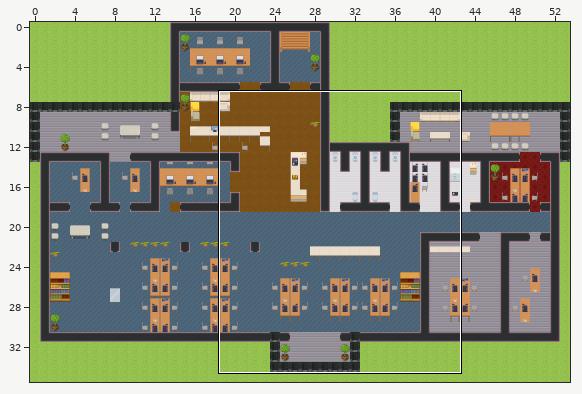
One commit to this Tiled map (JSON): elunic-office.tmj. The picture above shows the old version from afar; the outline marks the close-up.
Close-up. Old version:
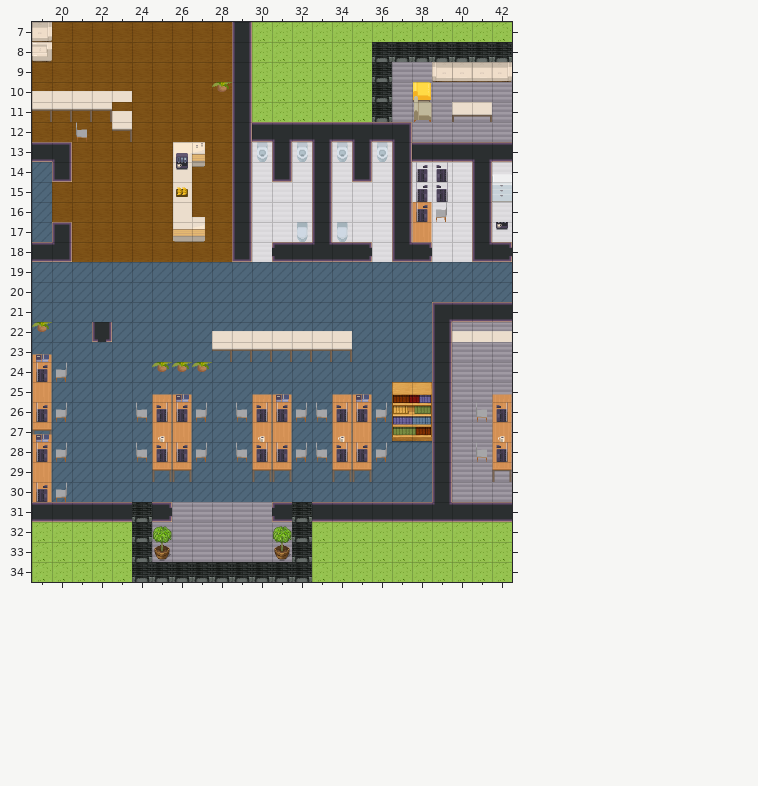
Cells are 32x32 px. Shown: x 19..42, y 7..34. The commit also changed other parts of the map, which this record leaves out.
After:
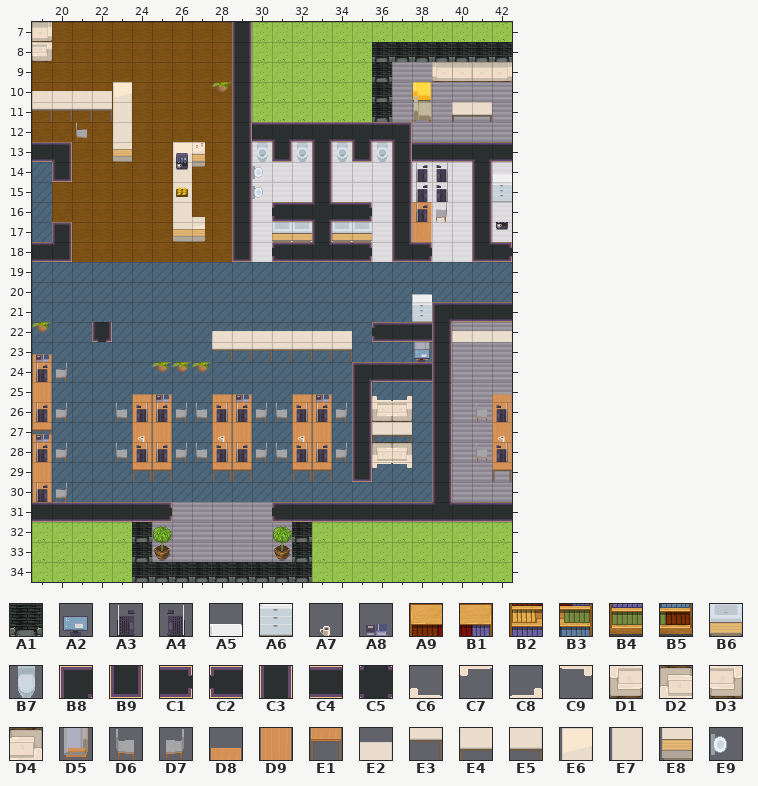
Key: from "WA_Exterior": A1 667; from "WA_Miscellaneous": A2 1, A3 24, A4 25, A5 27, A6 37, A7 59 flipped left-right, A8 74; from "WA_Other_Furniture": A9 22, B1 23, B2 34, B3 35, B4 46, B5 47, B6 63, B7 64; from "WA_Room_Builder": B8 28, B9 56, C1 63, C2 65, C3 102, C4 104, C5 137; from "WA_Seats": C6 30, C7 30 flipped up-down, C8 31, C9 31 flipped up-down, D1 43, D2 43 flipped up-down, D3 44, D4 44 flipped up-down, D5 96, D6 119, D7 120; from "WA_Tables": D8 2, D9 12, E1 22, E2 41, E3 51, E4 55, E5 56, E6 70, E7 80, E8 110; from "elunic_custom": E9 7.
__ is an empty cell, .. an unchanged one.
The exact change:
--- layer "walls/walls1"
@@ x 31..35 @@
-13 C3 .. .. .. C3
-14 B9 .. .. .. B9
+13 B9 .. .. .. B9
+14 __ .. .. .. __
@@ x 31..35 @@
-16 __ __ C3 __ __
+16 C2 C4 C5 C4 C1
@@ x 36..38 @@
-22 __ __ __
+22 C2 C4 C4
@@ x 35..38 @@
-24 __ __ __ __
-25 __ .. .. ..
-26 __ .. .. ..
-27 __ .. .. ..
-28 __ .. .. ..
-29 __ .. .. ..
+24 B8 C4 C4 C4
+25 C3 .. .. ..
+26 C3 .. .. ..
+27 C3 .. .. ..
+28 C3 .. .. ..
+29 B9 .. .. ..
--- layer "walls/walls2"
@@ x 24..32 @@
-31 A1 .. .. .. .. .. .. .. A1
+31 __ .. .. .. .. .. .. .. __
--- layer "furniture/furniture1"
@@ x 23..30 @@
-10 E2 .. .. .. .. .. .. ..
-11 E2 .. .. .. .. .. .. ..
-12 E3 .. .. .. .. .. .. ..
-13 __ .. .. .. .. .. .. ..
-14 .. .. .. .. .. .. .. __
-15 .. .. .. .. .. .. .. __
+10 E6 .. .. .. .. .. .. ..
+11 E7 .. .. .. .. .. .. ..
+12 E7 .. .. .. .. .. .. ..
+13 E8 .. .. .. .. .. .. ..
+14 .. .. .. .. .. .. .. E9
+15 .. .. .. .. .. .. .. E9
@@ x 31..35 @@
-17 __ B7 .. B7 __
+17 B6 B6 .. B6 B6
@@ x 38..38 @@
-20 __
-21 __
+20 A5
+21 A6
@@ x 38..38 @@
-23 __
+23 D5
@@ x 36..38 @@
-25 __ A9 B1
-26 __ B2 B3
-27 .. B4 B5
-28 __ __ ..
-29 __ __ ..
+25 C6 C8 __
+26 D1 D3 __
+27 .. __ __
+28 D2 D4 ..
+29 C7 C9 ..
--- layer "furniture/furniture2"
@@ x 38..38 @@
-23 __
+23 A2
@@ x 23..37 @@
-26 __ D6 .. D9 D7 __ D6 D9 D9 D7 D6 D9 D9 D7 ..
-27 .. __ .. D9 .. __ __ D9 D9 __ __ D9 D9 __ __
-28 __ D6 .. D9 D7 __ D6 D9 D9 D7 D6 D9 D9 D7 ..
-29 .. __ .. E1 .. __ __ E1 E1 __ __ E1 E1 .. ..
+26 D6 D9 .. D7 D6 D9 D9 D7 D6 D9 D9 D7 __ __ ..
+27 .. D9 .. __ .. D9 D9 __ __ D9 D9 __ __ E4 E5
+28 D6 D9 .. D7 D6 D9 D9 D7 D6 D9 D9 D7 __ __ ..
+29 .. E1 .. __ .. E1 E1 __ __ E1 E1 __ __ .. ..
--- layer "furniture/furniture3"
@@ x 24..35 @@
-26 __ A4 A3 .. __ __ A4 A3 __ __ A4 A3
-27 __ A7 .. .. __ .. A7 .. __ .. A7 ..
-28 __ A4 A3 .. __ __ A4 A3 __ __ A4 A3
+26 A4 A3 __ .. A4 A3 __ __ A4 A3 __ __
+27 A7 __ .. .. A7 .. __ .. A7 .. __ ..
+28 A4 A3 __ .. A4 A3 __ __ A4 A3 __ __
--- layer "above/above1"
@@ x 24..35 @@
-25 __ .. D8 .. __ __ D8 D8 __ __ D8 D8
+25 D8 .. __ .. D8 D8 __ __ D8 D8 __ __
--- layer "above/above2"
@@ x 25..35 @@
-25 __ A8 .. .. __ .. A8 .. __ .. A8
+25 A8 __ .. .. A8 .. __ .. A8 .. __
